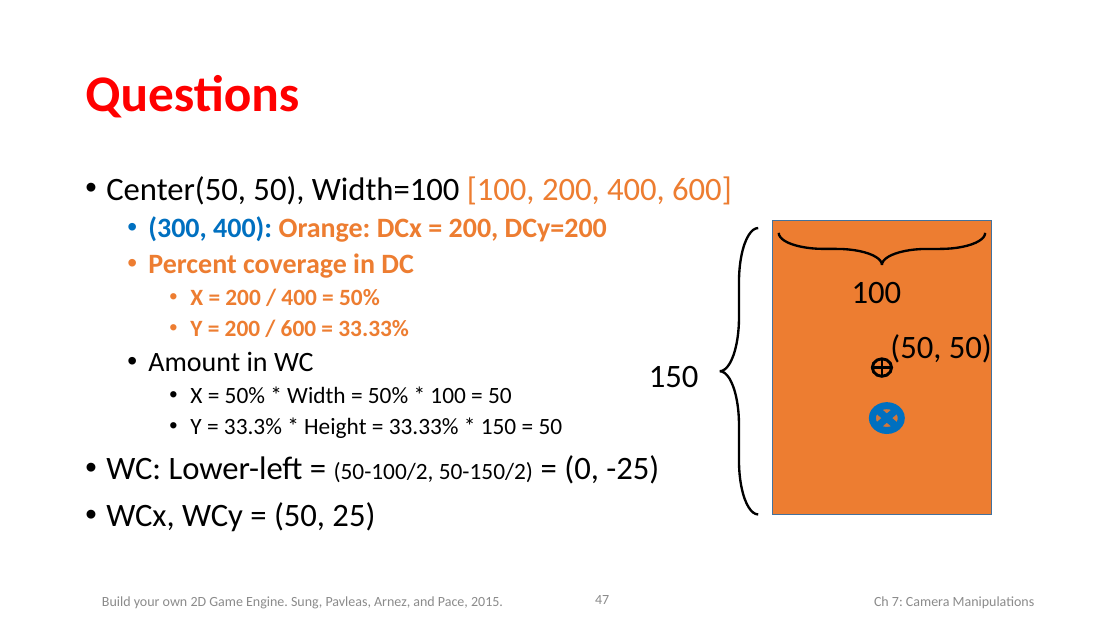
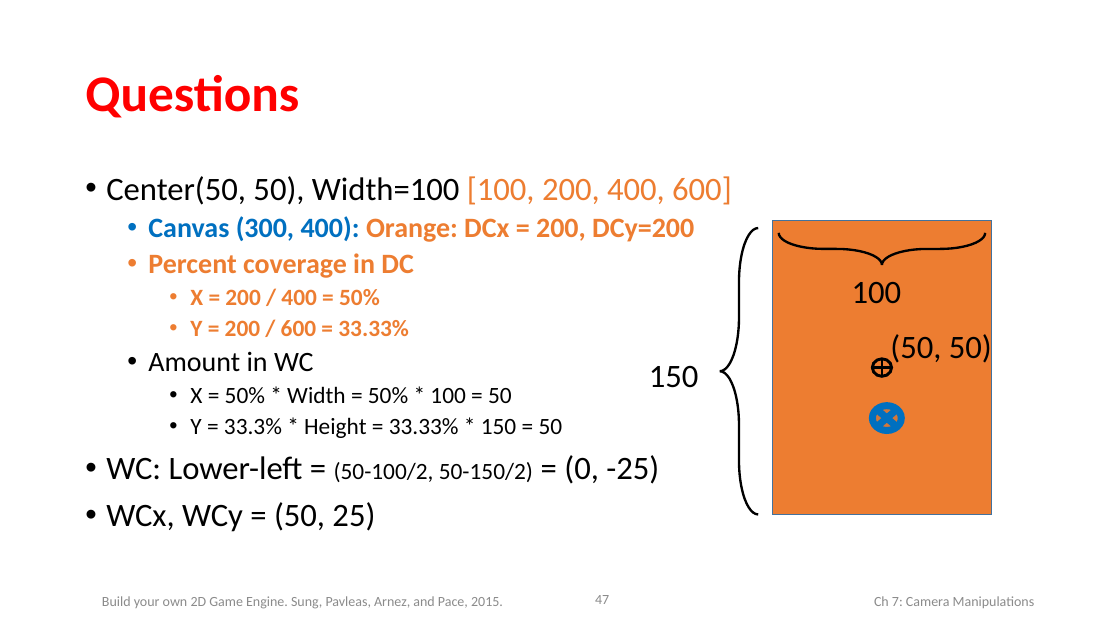
Before and after one commit to HTML5GameEngineGroup/html5engine, a slide deck: slide 47 of Book-PPT/Chap7.pptx. Drawn at 1120x630 pixels with LibreOffice and Linux fonts; fonts in the diff are those of the drawing. Boxes give left, top, right and bottom in pixels: in the first picture for what was removed or moved away, otherwise in the second. Text is boxed around its words. In the diff, an @@ line names an element or a change of style, - is before the commit and + after.

```diff
--- a/Book-PPT/Chap7.pptx
+++ b/Book-PPT/Chap7.pptx
@@ text at (x1=148, y1=216, x2=694, y2=242): text changed @@
-  • (300, 400): Orange: DCx = 200, DCy=200
+  • Canvas (300, 400): Orange: DCx = 200, DCy=200
```
Also in this commit, not shown: 4 other slides changed, 8 other files.
